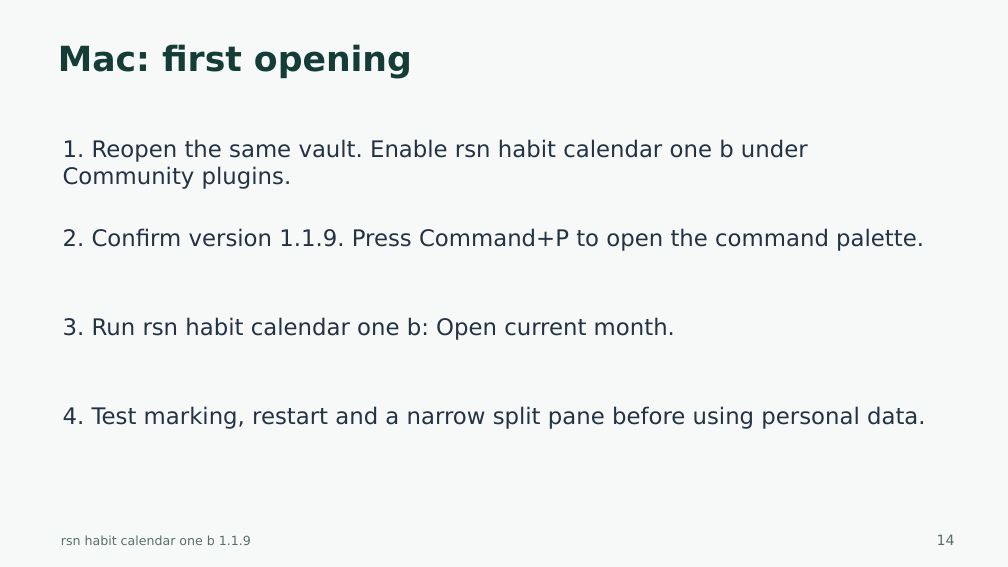
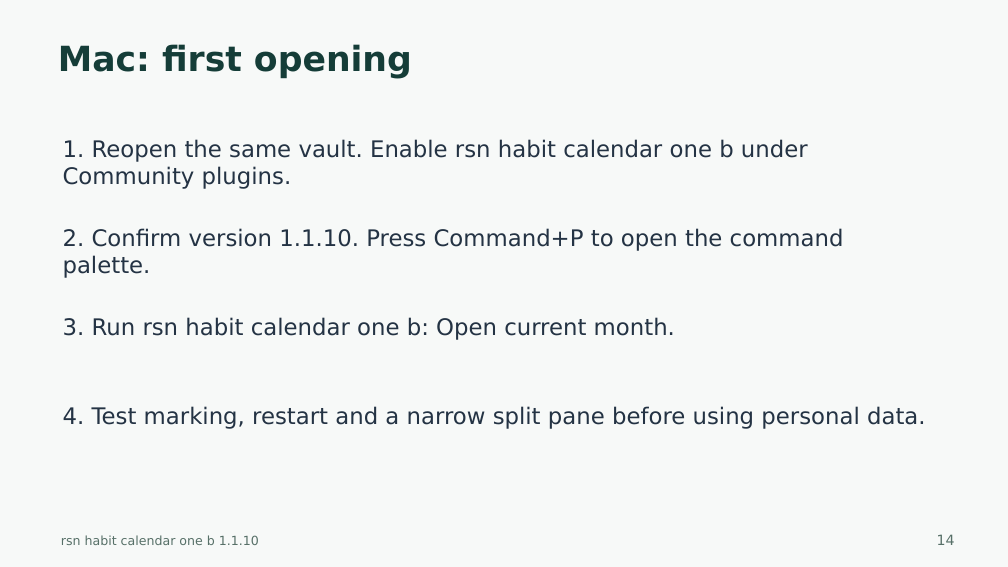
Before and after one commit to harharhari/rsn-habit-tracker-obsidian-plugin, a slide deck: slide 14 of docs/rsn-habit-calendar-one-b-tutorial.pptx. Drawn at 1008x567 pixels with LibreOffice and Linux fonts; fonts in the diff are those of the drawing. Boxes give left, top, right and bottom in pixels: in the first picture for what was removed or moved away, otherwise in the second. Text is boxed around its words. In the diff, an @@ line names an element or a change of style, - is before the commit and + after.

Commit message:
1. Minor modifications including Github 2. Habit Tracker Obsidian Version 1.1.10 3. as on 2026-10-27

```diff
--- a/docs/rsn-habit-calendar-one-b-tutorial.pptx
+++ b/docs/rsn-habit-calendar-one-b-tutorial.pptx
@@ text at <box>63,228,844,278</box>: text changed @@
-2. Confirm version 1.1.9. Press Command+P to open the command palette.
+2. Confirm version 1.1.10. Press Command+P to open the command palette.
@@ text at <box>61,535,259,545</box>: text changed @@
-rsn habit calendar one b 1.1.9
+rsn habit calendar one b 1.1.10
```
Also in this commit, not shown: 44 other slides changed, 34 other files.
